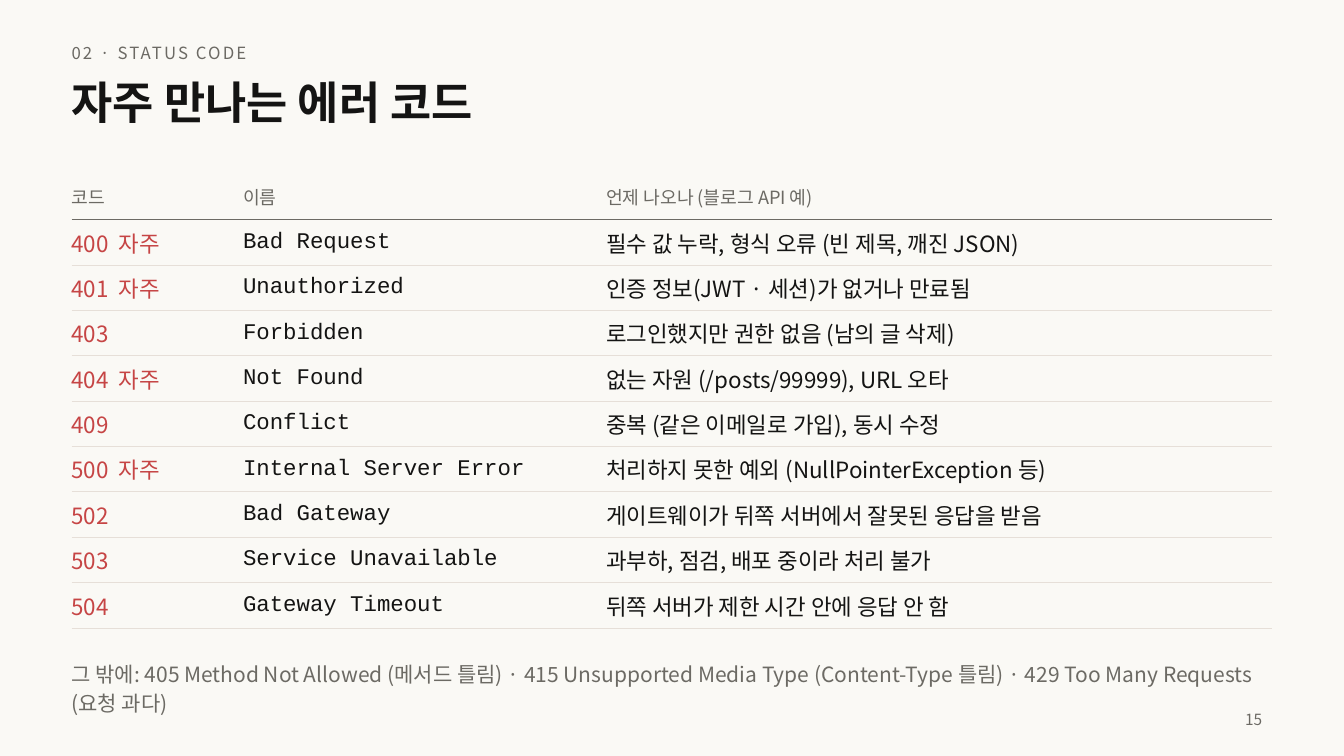
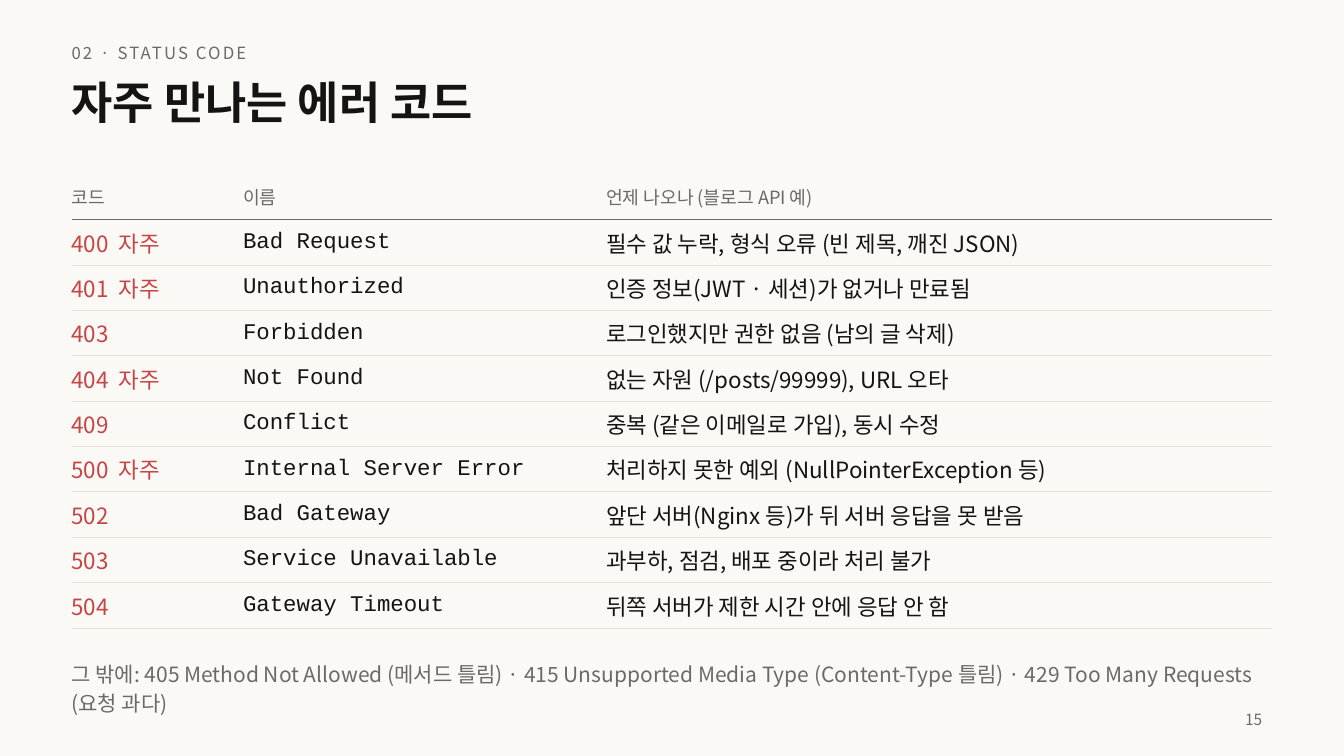
Before and after one commit to home-blog/docs-RESTful, a slide deck: slide 15 of 발표/RESTful-API-설계.pptx. Drawn at 1344x756 pixels with LibreOffice and Linux fonts; fonts in the diff are those of the drawing. Boxes give left, top, right and bottom in pixels: in the first picture for what was removed or moved away, otherwise in the second. Text is boxed around its words. In the diff, an @@ line names an element or a change of style, - is before the commit and + after.

```diff
--- a/발표/RESTful-API-설계.pptx
+++ b/발표/RESTful-API-설계.pptx
@@ table at (72, 174, 1272, 628) @@
-row 8, column 3: 게이트웨이가 뒤쪽 서버에서 잘못된 응답을 받음
+row 8, column 3: 앞단 서버(Nginx 등)가 뒤 서버 응답을 못 받음
@@ borders changed @@
```
Also in this commit, not shown: 15 other slides changed, 2 other files.
